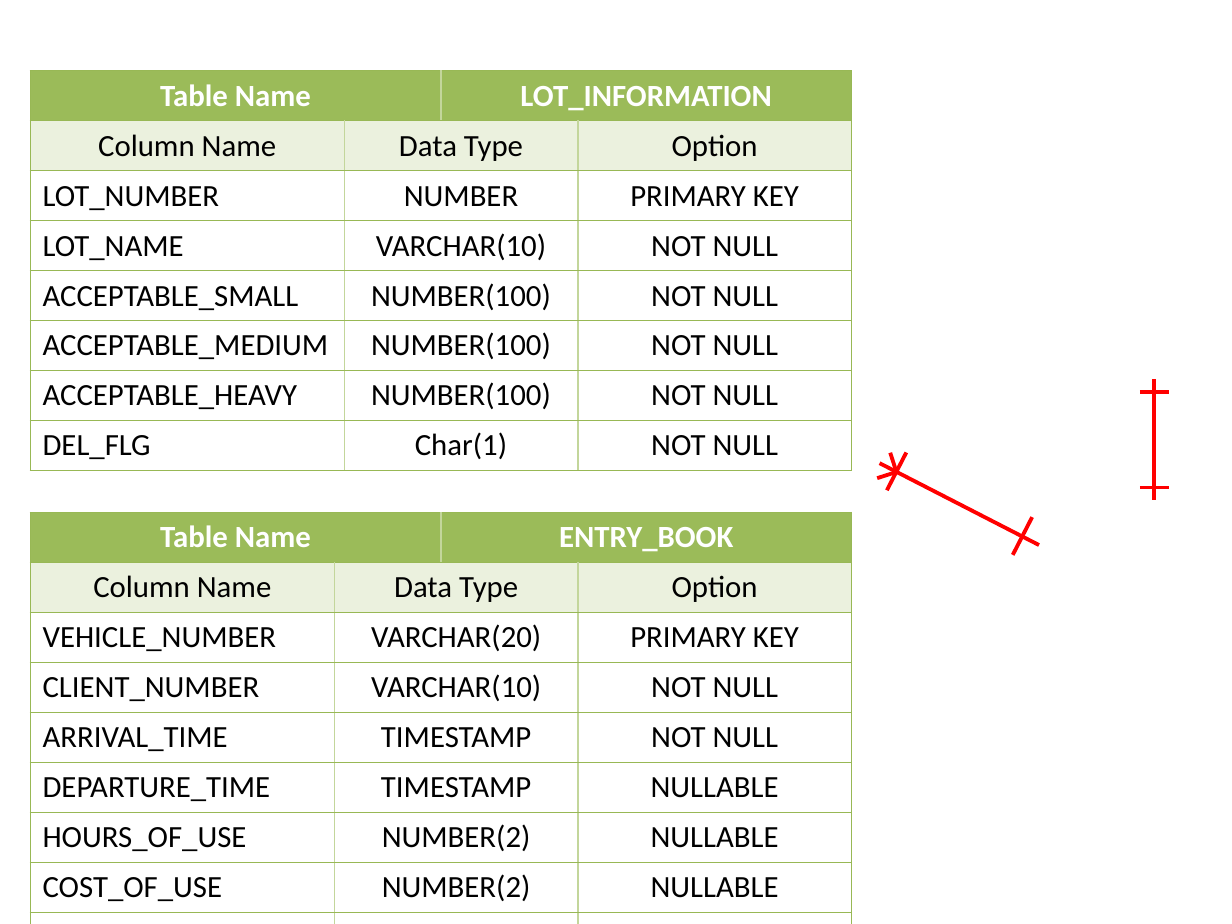
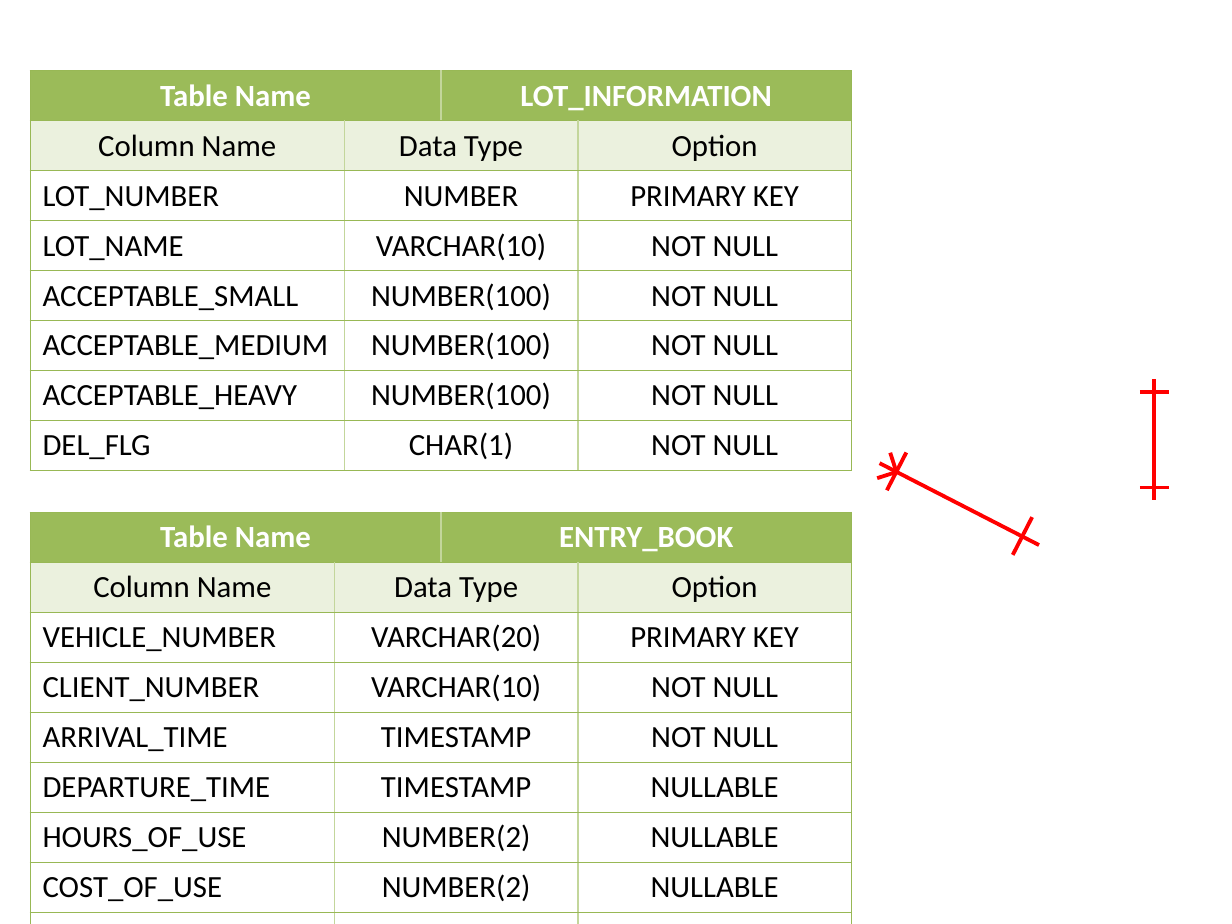
Before and after one commit to Rick00Kim/Kururu_Documents, a slide deck: slide 1 of SimpleProjects/Module/ParkingArea/1.Design/Database/Database_ERDiagram.pptx. Drawn at 1232x924 pixels with LibreOffice and Linux fonts; fonts in the diff are those of the drawing. Boxes give left, top, right and bottom in pixels: in the first picture for what was removed or moved away, otherwise in the second. Text is boxed around its words. In the diff, an @@ line names an element or a change of style, - is before the commit and + after.

```diff
--- a/SimpleProjects/Module/ParkingArea/1.Design/Database/Database_ERDiagram.pptx
+++ b/SimpleProjects/Module/ParkingArea/1.Design/Database/Database_ERDiagram.pptx
@@ table at box(31, 70, 851, 469) @@
-row 8, column 2: Char(1)
+row 8, column 2: CHAR(1)
```
Also in this commit, not shown: 1 other file.
